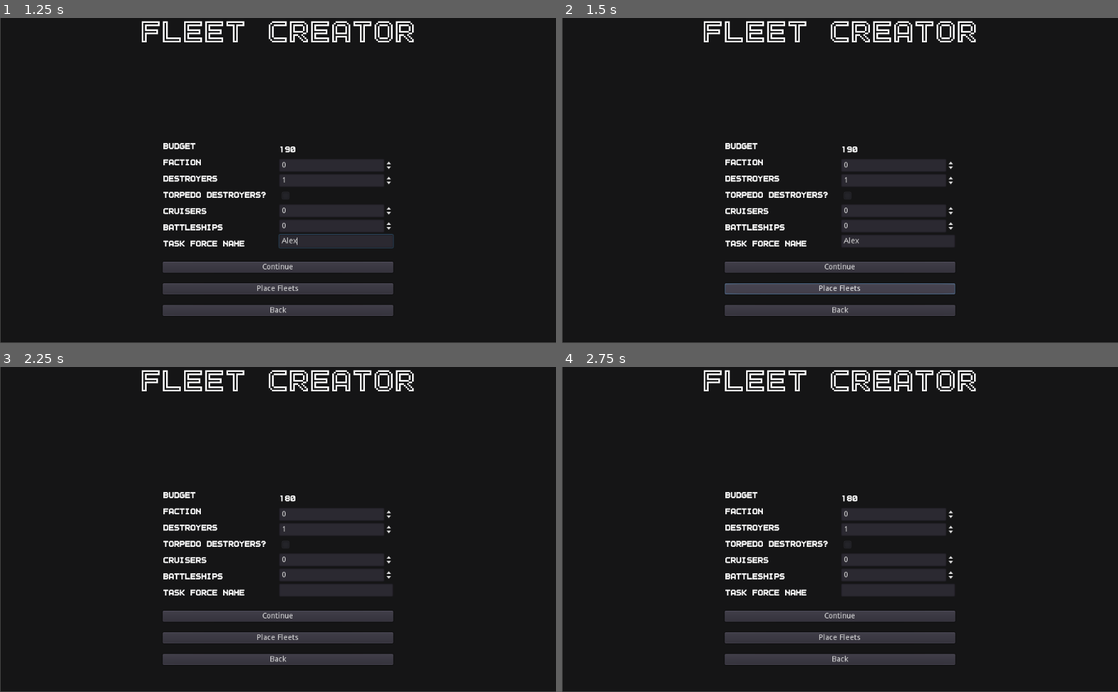
Above: before the commit, frames 1-4 (two rows, left to right).
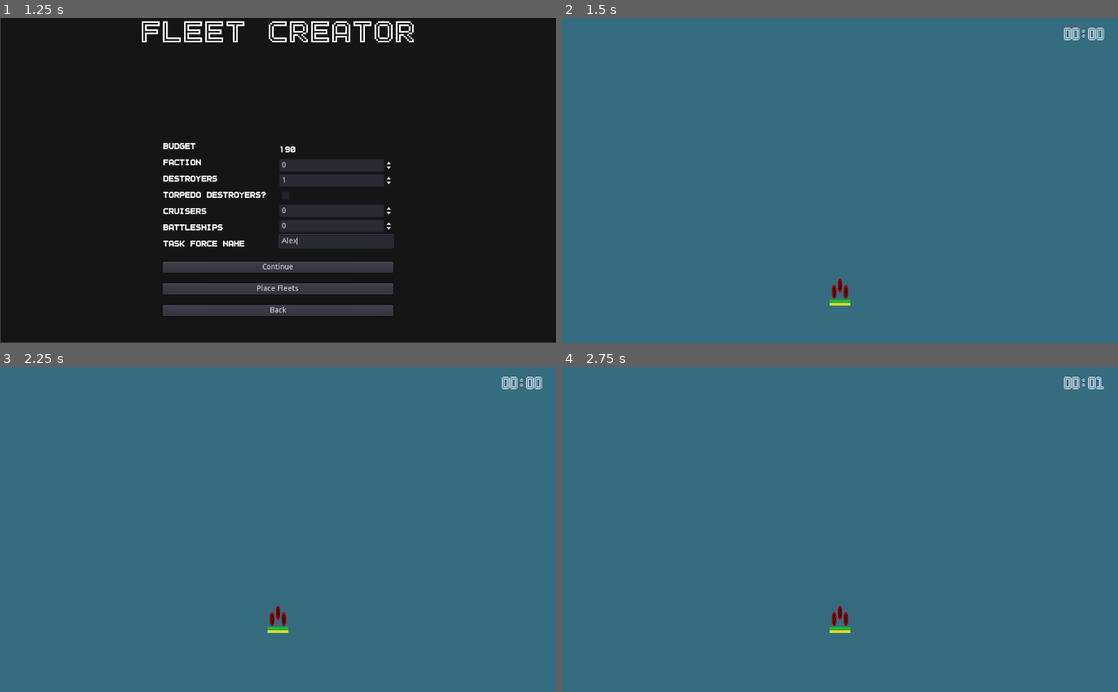
Above: after the commit, the same moments.

Repository: peter-shaw-benson/naval-game
Game: Godot game, scene res://gui/AdvancedFleetMaker.tscn
Two runs of this game, one before a commit and one after it. Both use one fixed random seed, a clock stepped at 60 frames per second and the inputs below. This scene is started directly instead of the project's main scene.
Inputs (mouse positions are in pixels of both pictures, inside the frame that each line leads up to):
- Up to frame 1 (1.25 s): click (333, 242) at 0.52 s; type "Alex" at 0.6 s
- Up to frame 2 (1.5 s): click "Place Fleets" at 1.25 s
- Up to frame 3 (2.25 s): click (278, 617) at 2 s, where only the run before the commit has a clickable "Continue"
- Up to frame 4 (2.75 s): no input

Frame 1 is identical in both runs. In frame 2, 100% of the frame differs, in the area x 0-100%, y 0-100%; in frame 3, 100%; in frame 4, 100%.
Error before the commit: Attempted to free a locked object (calling or emitting). (res://GameState.gd:76)

Commit message:
placement, advanced fleet construction, etc

Diff:
--- a/Game Map/Map 2.gd
+++ b/Game Map/Map 2.gd
@@ -9,6 +9,10 @@
 var playerFaction
 
 var squad_list = []
+var place_list
+var squadron_data
+
+var game_time = 0
 
 onready var LineRenderer = get_node("LineDrawer")
 onready var IslandTexture = get_node("IslandTexture")
@@ -18,6 +22,9 @@
 	var screen_size = get_viewport().size
 
 	var map_center = Vector2(screen_size.x / 2, screen_size.y /2)
+
+	update_clock_display()
+	get_node("GameClock").start()
 
 	# Create the Island Instances
 	if num_islands > 0:
@@ -31,35 +38,57 @@
 
 	playerFaction = GameState.get_playerFaction()
 
-	for s in squadron_list:
-		#print(s)
-		squad = squadron_scene.instance()
+	squadron_data = squadron_list
+	place_list = range(len(squadron_data))
+	place_next_squadron(place_list, squadron_data)
 
-		squad.init(s.ships, get_viewport().get_mouse_position(), s.faction)
-
-		squad_list.append(squad)
-
-		add_child(squad)
-
-		place_squadron(squad)
-
-		# Connect squad hit signal to this
-		squad.connect("hit", self, "_on_squad_crash")
-		squad.connect("squadron_spotted", self, "_on_squad_spotting")
-		squad.connect("ship_lost", self, "_on_ship_lost")
-		squad.connect("squadron_lost", self, "_on_squadron_lost")
+func hide_enemies():
+	print("hiding enemies")
 
 	LineRenderer.init(squad_list)
+	# Hide enemy squadrons, start visibility
+	for s in squad_list:
+		s.enable_spotting()
 
-	# Hide enemy squadrons
-	for s in squad_list:
 		if s.faction != playerFaction:
 			s.hide()
 
-func place_squadron(squad):
+func place_squadron(squad_data):
+	var squad = squadron_scene.instance()
+
+	squad.init(squad_data.ships, get_viewport().get_mouse_position(), squad_data.faction)
+
+	squad_list.append(squad)
+
+	add_child(squad)
+
+	squad.connect("hit", self, "_on_squad_crash")
+	squad.connect("squadron_spotted", self, "_on_squad_spotting")
+	squad.connect("ship_lost", self, "_on_ship_lost")
+	squad.connect("squadron_lost", self, "_on_squadron_lost")
+	squad.connect("stopped_placing", self, "_on_squadron_stopped_placement")
+
+	squad.connect("squad_selected", self, "display_selected_squad")
+	squad.connect("squad_deselected", self, "squad_deselected")
+	squad.connect("update_squad_info", self, "update_squad_info")
+
+	#place_squadron(squad)
 	# Find mouse position, set squadron position based on it
 	squad.start_placing()
 
+func place_next_squadron(place_list, squadron_data):
+	if len(place_list) > 0:
+		print("placing next squad, current place list:", place_list)
+		var squad_index = place_list[0]
+		print(squadron_data[squad_index])
+		place_squadron(squadron_data[squad_index])
+		place_list.remove(0)
+
+func _on_squadron_stopped_placement():
+	if len(place_list) > 0:
+		place_next_squadron(place_list, squadron_data)
+	else:
+		hide_enemies()
 
 func _input(event):
 
@@ -80,6 +109,8 @@
 func _on_CrashPopup_id_pressed(id):
 	if id == 0:
 		# Go to Main Menu
+		GameState.restore_budgets()
+
 		GameState.goto_scene("res://gui/MainMenu.tscn")
 	elif id == 1:
 		# Quit Game
@@ -114,3 +145,33 @@
 	for s in squad_list:
 		if location.distance_to(s.global_position) < 2:
 			return s
+
+func update_clock_display():
+	if game_time >= 1440:
+		game_time = 0
+
+	var hours = int(game_time / 60)
+	var minutes = game_time % 60
+
+	var clock_text = "%02d:%02d" % [hours, minutes]
+
+	get_node("ClockDisplay").text = clock_text
+
+func _on_GameClock_timeout():
+	game_time += 1
+
+	update_clock_display()
+
+func display_selected_squad(squad):
+	get_node("SquadSelected").show()
+
+	var squad_text = squad.get_squad_info()
+
+	get_node("SquadSelected/SquadInfo").text = squad_text
+
+func squad_deselected(squad):
+	get_node("SquadSelected").hide()
+
+func update_squad_info(new_info):
+	if get_node("SquadSelected").visible == true:
+		get_node("SquadSelected/SquadInfo").text = new_info
--- a/Game Map/Map 2.tscn
+++ b/Game Map/Map 2.tscn
@@ -1,10 +1,16 @@
-[gd_scene load_steps=6 format=2]
+[gd_scene load_steps=9 format=2]
 
 [ext_resource path="res://Game Map/Map 2.gd" type="Script" id=1]
 [ext_resource path="res://Squad/Squadron.tscn" type="PackedScene" id=2]
 [ext_resource path="res://Game Map/LineDrawer.gd" type="Script" id=3]
 [ext_resource path="res://Game Map/Islands/Island.tscn" type="PackedScene" id=4]
 [ext_resource path="res://gui/Crash Popup.tscn" type="PackedScene" id=5]
+[ext_resource path="res://fonts/neon-pixel-7/neon_pixel-7.ttf" type="DynamicFontData" id=6]
+[ext_resource path="res://fonts/basic_font.tres" type="DynamicFont" id=7]
+
+[sub_resource type="DynamicFont" id=1]
+size = 36
+font_data = ExtResource( 6 )
 
 [node name="Main" type="Node"]
 script = ExtResource( 1 )
@@ -24,10 +30,26 @@
 
 [node name="CrashPopup" parent="." instance=ExtResource( 5 )]
 visible = false
+custom_fonts/font = ExtResource( 7 )
 items = [ "Main Menu", null, 0, false, false, 0, 0, null, "", false, "Quit", null, 0, false, false, 1, 0, null, "", false ]
 
 [node name="LineDrawer" type="Node2D" parent="."]
 script = ExtResource( 3 )
+
+[node name="ClockDisplay" type="RichTextLabel" parent="."]
+anchor_left = 0.999309
+anchor_top = 0.00117851
+anchor_right = 0.999309
+anchor_bottom = 0.00117851
+margin_left = -99.2928
+margin_top = 13.636
+margin_right = -0.292847
+margin_bottom = 53.636
+custom_fonts/normal_font = SubResource( 1 )
+text = "12:20"
+__meta__ = {
+"_edit_use_anchors_": false
+}
 
 [node name="Ship Funeral" type="PopupPanel" parent="."]
 anchor_top = 1.0
@@ -54,7 +76,40 @@
 "_edit_use_anchors_": false
 }
 
+[node name="SquadSelected" type="PopupPanel" parent="."]
+visible = true
+anchor_left = 0.998619
+anchor_top = 0.998822
+anchor_right = 0.998619
+anchor_bottom = 0.998822
+margin_left = -473.586
+margin_top = -78.293
+margin_right = 0.414246
+margin_bottom = 0.707031
+__meta__ = {
+"_edit_use_anchors_": false
+}
+
+[node name="SquadInfo" type="RichTextLabel" parent="SquadSelected"]
+anchor_left = 0.5
+anchor_top = 0.487809
+anchor_right = 0.5
+anchor_bottom = 0.487809
+margin_left = -233.0
+margin_top = -34.5369
+margin_right = 233.0
+margin_bottom = 36.4631
+size_flags_horizontal = 3
+size_flags_vertical = 3
+custom_fonts/normal_font = ExtResource( 7 )
+__meta__ = {
+"_edit_use_anchors_": false
+}
+
 [node name="Ship Popup Timer" type="Timer" parent="."]
 wait_time = 0.5
+
+[node name="GameClock" type="Timer" parent="."]
 [connection signal="id_pressed" from="CrashPopup" to="." method="_on_CrashPopup_id_pressed"]
 [connection signal="timeout" from="Ship Popup Timer" to="." method="_on_Ship_Popup_Timer_timeout"]
+[connection signal="timeout" from="GameClock" to="." method="_on_GameClock_timeout"]
--- a/GameState.gd
+++ b/GameState.gd
@@ -11,7 +11,8 @@
 var num_islands = 0
 
 var squad_list = []
-var faction_budgets = {0: 200, 1: 200, 2: 200}
+var default_budgets = {"0": 200, "1": 200, "2": 200}
+var faction_budgets = {"0": 200, "1": 200, "2": 200}
 
 func _ready():
 	# Global variables
@@ -52,6 +53,9 @@
 
 func change_to_main_map(path, squadron, num_islands):
 	call_deferred("goto_main_map", path, squadron, num_islands)
+
+func change_to_main_map2(path):
+	call_deferred("goto_main_map2", path)
 
 func goto_main_map(path, squadron_data, num_islands):
 	# It is now safe to remove the current scene
@@ -120,5 +124,8 @@
 func use_budget(budget, faction):
 	faction_budgets[faction] = budget
 
+func restore_budgets():
+	faction_budgets = default_budgets
+
 func set_num_islands(islands):
 	num_islands = islands
--- a/Squad/Squadron.gd
+++ b/Squad/Squadron.gd
@@ -10,6 +10,10 @@
 signal ship_lost(Ship)
 signal squandron_left()
 signal squadron_lost(squad)
+signal stopped_placing()
+signal squad_selected(squad)
+signal squad_deselected(squad)
+signal update_squad_info(new_info)
 
 func get_min_speed():
 
@@ -103,8 +107,8 @@
 	#var hiding_scale = hiding * 10
 
 	get_node("Detection Area/CollisionShape2D").shape.radius = visibility_scale
-	#get_node("Spotting Area/CollisionShape2D").shape.radius = visibility_scale
-	#print("spot radius:", get_node("Spotting Area/CollisionShape2D").shape.radius)
+	# Disable this at game start
+	get_node("Detection Area/CollisionShape2D").disabled = true
 
 	self.initial_pos = initial_position
 	self.current_speed = get_min_speed()
@@ -133,10 +137,14 @@
 		$Sprite.animation = "clicked"
 		$Sprite.set_frame(faction)
 
+		emit_signal("squad_selected", self)
+
 func deselect():
 	selected = false
 	$Sprite.animation = "basic"
 	$Sprite.set_frame(faction)
+
+	emit_signal("squad_deselected", self)
 
 func on_click():
 
@@ -251,9 +259,14 @@
 func stop_placing():
 	placing = false
 
+	emit_signal("stopped_placing")
+
 	get_node("IslandCollision").disabled = false
 
 	current_target = self.global_position
+
+func enable_spotting():
+	get_node("Detection Area/CollisionShape2D").disabled = false
 
 # More input functions, related to hotkeys
 func stop(): stopped = true
@@ -399,11 +412,14 @@
 			if len(ships) <= 0:
 				emit_signal("squadron_lost", self, current_enemy_squadron)
 
+	emit_signal("update_squad_info", get_squad_info())
+
 func shoot_guns(weapon_shooting_list, enemy_squadron: Squadron):
-	for w in weapon_shooting_list:
-		enemy_squadron.take_damage(w, global_position.distance_to(enemy_squadron.global_position))
-		enemy_squadron.update_armorbar()
-		enemy_squadron.update_healthbar()
+	if enemy_squadron:
+		for w in weapon_shooting_list:
+			enemy_squadron.take_damage(w, global_position.distance_to(enemy_squadron.global_position))
+			enemy_squadron.update_armorbar()
+			enemy_squadron.update_healthbar()
 
 func _on_ShotTimer_timeout():
 	#check_t_crossed()
@@ -412,3 +428,14 @@
 	for f in weapon_dict:
 		if current_shot_count % int(f) == 0:
 			shoot_guns(weapon_dict[f], current_enemy_squadron)
+
+func get_squad_info():
+	# Name, HP, armor, speed, composition
+	var squad_text = ""
+
+	if len(task_force_name) > 0:
+		squad_text += task_force_name + "\n"
+
+	squad_text += "Health: " + str(get_total_health()) + " Armor: " + str(get_total_armor()) + " Speed: " + str(base_speed)
+
+	return squad_text
--- /dev/null
+++ b/fonts/basic_font.tres
@@ -0,0 +1,7 @@
+[gd_resource type="DynamicFont" load_steps=2 format=2]
+
+[ext_resource path="res://fonts/outline-pixel7/outline_pixel-7.ttf" type="DynamicFontData" id=1]
+
+[resource]
+extra_spacing_top = 10
+font_data = ExtResource( 1 )
--- a/gui/AdvancedFleetMaker.gd
+++ b/gui/AdvancedFleetMaker.gd
@@ -29,7 +29,7 @@
 
 func _ready():
 	# Budget should be by faction
-	start_budget = GameState.get_faction_budget(faction)
+	start_budget = GameState.get_faction_budget(str(faction))
 	var budget = start_budget
 
 	update_budget()
@@ -99,6 +99,10 @@
 
 func _on_Faction_value_changed(value):
 	faction = value
+
+	start_budget = GameState.get_faction_budget(str(faction))
+
+	update_budget()
 	#print(faction)
 
 func update_budget():
@@ -143,12 +147,13 @@
 
 
 func _on_ContinueButton_pressed():
-	print(get_squadron())
+	#print(get_squadron())
 	# Check if budget < 0
 	if budget >= 0:
 		GameState.add_fleet(get_squadron())
 
-		GameState.use_budget(budget, faction)
+		GameState.use_budget(budget, str(faction))
+		print(GameState.faction_budgets)
 
 		GameState.goto_scene("res://gui/AdvancedFleetMaker.tscn")
 	else:
@@ -161,7 +166,7 @@
 
 		GameState.use_budget(budget, faction)
 
-		GameState.goto_main_map2("res://Game Map/Map 2.tscn")
+		GameState.change_to_main_map2("res://Game Map/Map 2.tscn")
 	else:
 		get_node("OverBudget").popup()
 
Binary file added: art/map_assets/runway.png
Not shown, added: art/map_assets/runway.png.import
Binary file added: art/map_assets/storm.png
Not shown, added: art/map_assets/storm.png.import
Not shown, changed: art/.DS_Store
Not shown, added: art/runway.piskel
Not shown, added: art/storm.piskel
